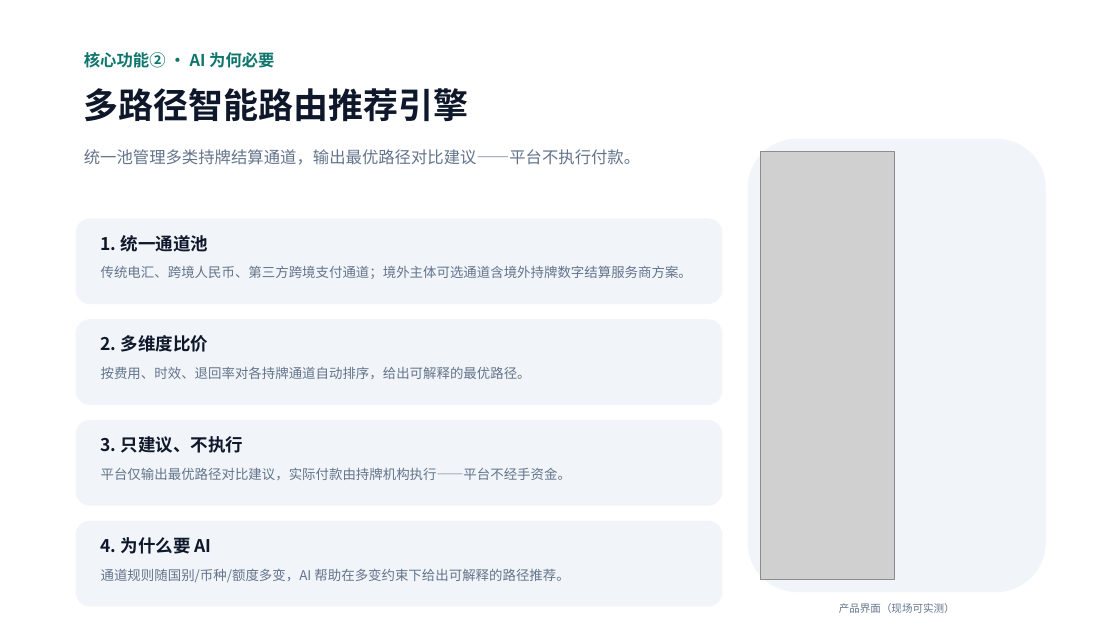
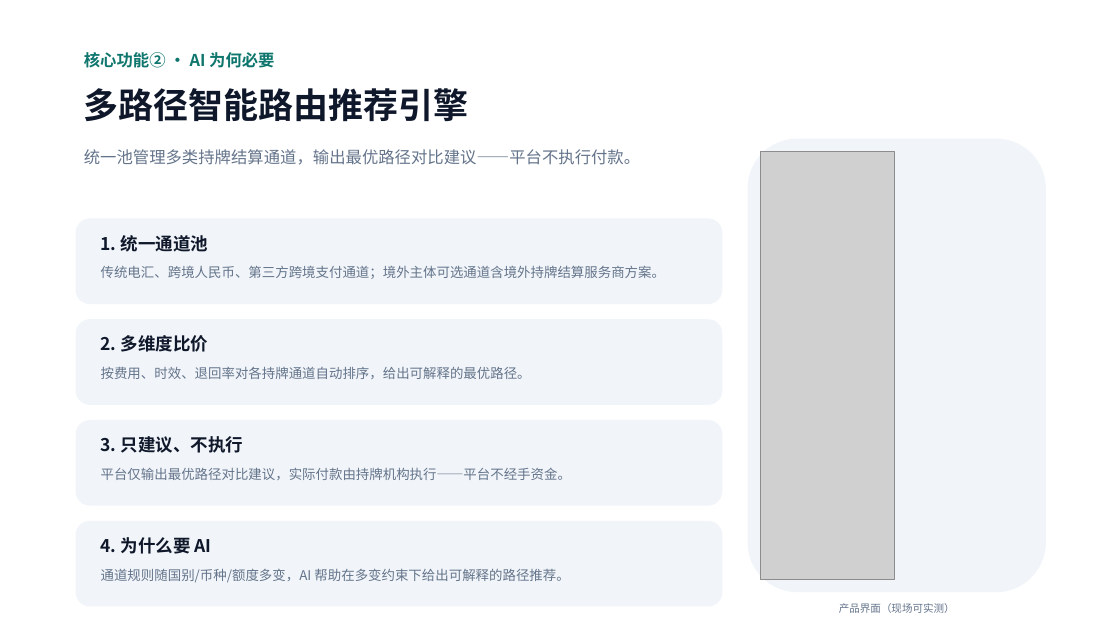
Before and after one commit to Michael-4753/flowguard-payout, a slide deck: slide 6 of public/FlowGuard-Hackathon-Pitch.pptx. Drawn at 1120x630 pixels with LibreOffice and Linux fonts; fonts in the diff are those of the drawing; grey boxes stand for pictures. Boxes give left, top, right and bottom in pixels: in the first picture for what was removed or moved away, otherwise in the second. Text is boxed around its words. In the diff, an @@ line names an element or a change of style, - is before the commit and + after.

```diff
--- a/public/FlowGuard-Hackathon-Pitch.pptx
+++ b/public/FlowGuard-Hackathon-Pitch.pptx
@@ text at <box>101,266,665,279</box>: text changed @@
-传统电汇、跨境人民币、第三方跨境支付通道；境外主体可选通道含境外持牌数字结算服务商方案。
+传统电汇、跨境人民币、第三方跨境支付通道；境外主体可选通道含境外持牌结算服务商方案。
```
Also in this commit, not shown: 1 other slide changed, 3 other files.
